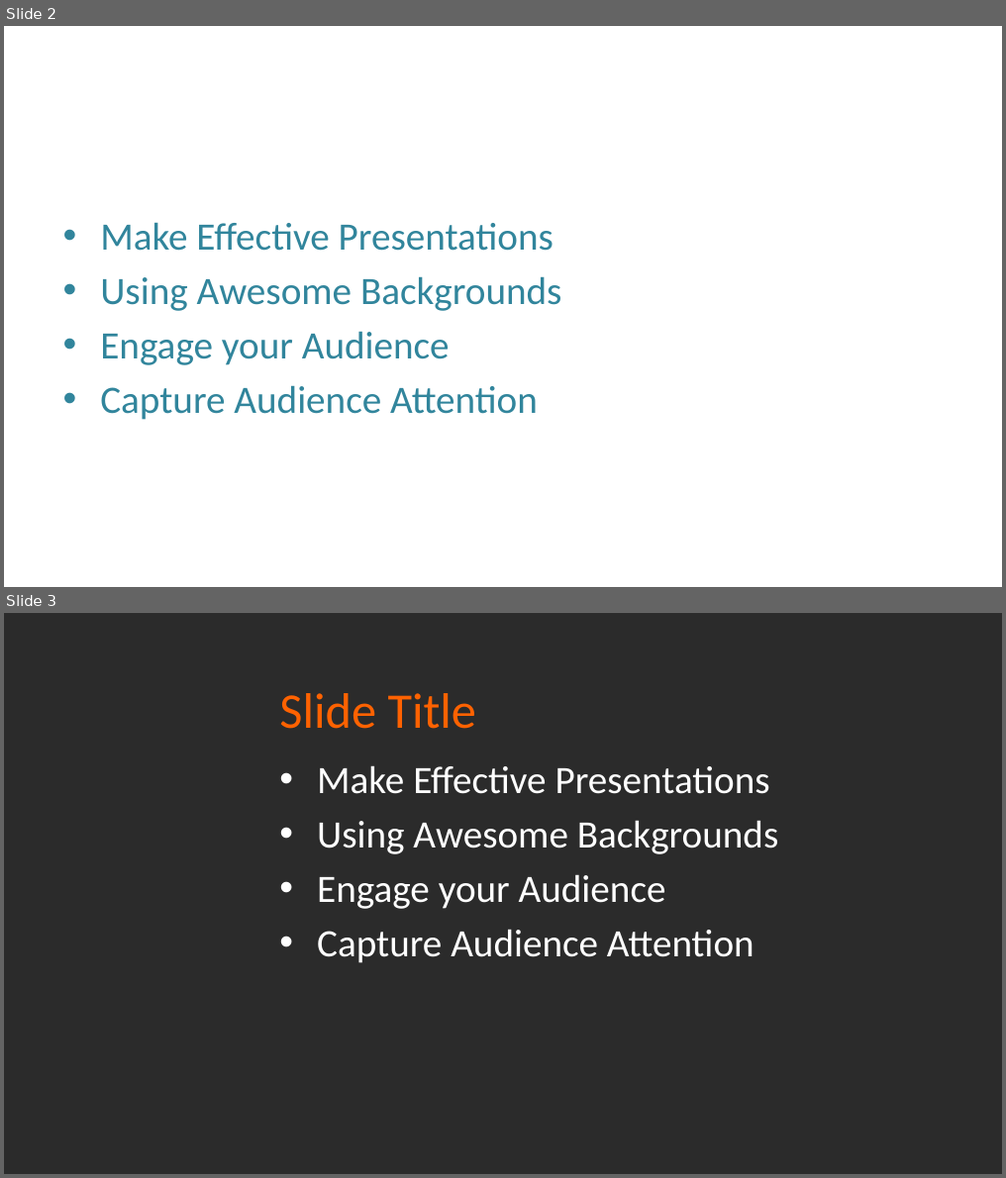
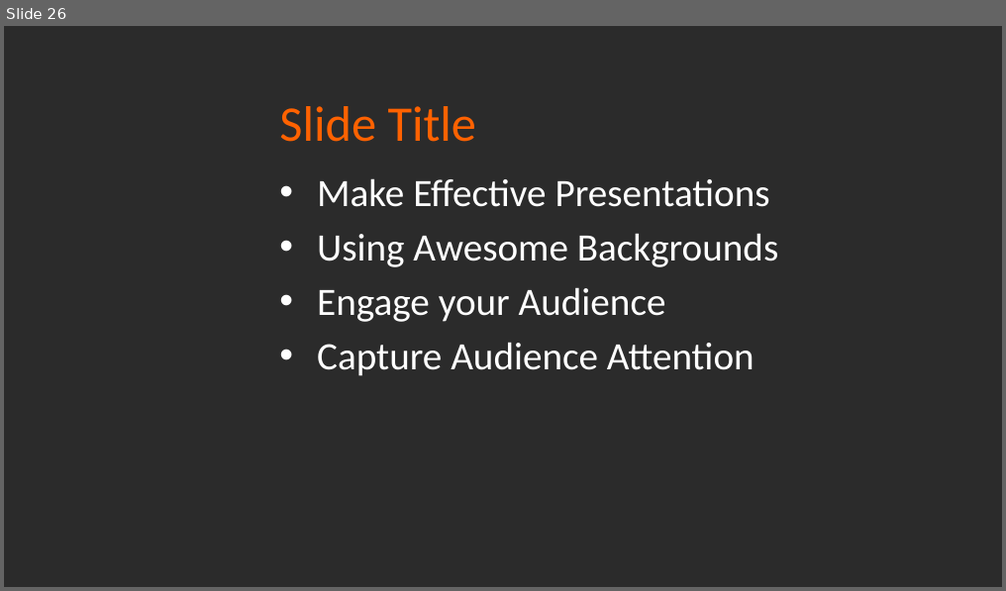
Before and after one commit to brian-campbell/ai-bootcamp-project-2, a slide deck: Machine_Learning_of_Phishing_URL_Data_.pptx. Shown one above the other, each under a label of ours: slides 2 and 3 before the commit, slide 26 after it. The pictures are 1006x1178 and 1006x591 pixels, drawn with LibreOffice and Linux fonts; fonts in the diff are those of the drawing; background and template pictures are left out; a plain dark background stands for a picture behind light text. Boxes give left, top, right and bottom in pixels: in the first picture for what was removed or moved away, otherwise in the second. Text is boxed around its words. In the diff, an @@ line names an element or a change of style, - is before the commit and + after.

```diff
--- a/Machine_Learning_of_Phishing_URL_Data_.pptx
+++ b/Machine_Learning_of_Phishing_URL_Data_.pptx
@@ slide 2 removed at (x1=4, y1=26, x2=1002, y2=587), background picture (left out) @@
@@ title removed at (x1=54, y1=57, x2=954, y2=171) @@
-Slide Title
@@ text removed at (x1=100, y1=222, x2=561, y2=420) @@
-• Make Effective Presentations
-• Using Awesome Backgrounds
-• Engage your Audience
-• Capture Audience Attention
@@ what was slide 3 is now slide 26 @@
```
Also in this commit, not shown: 1 slide changed, 24 slides added, 2 other files.
